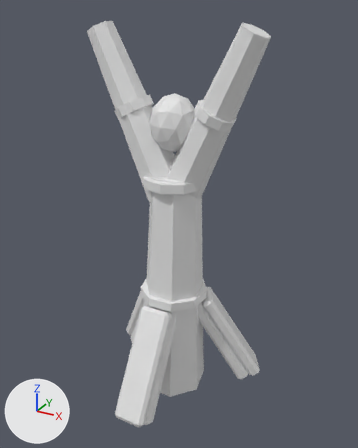
One commit to the OBJ model assets/variants/stow_perch_remodel2_c.obj: the scene before it, then after it.
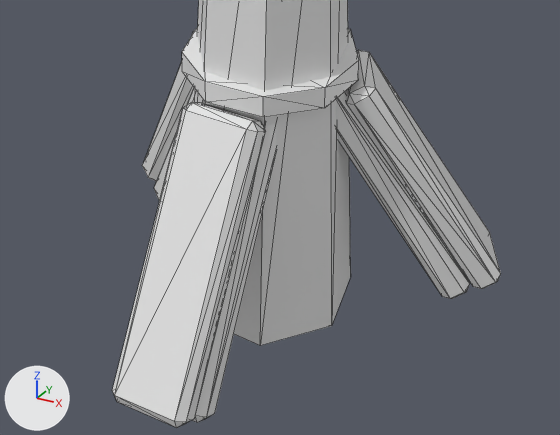
Old and new are each drawn whole from a 50 mm lens placed at (0.893, -1.579, 1.447), pointed at (0.043, -0.032, 0.674) and again close up on the part from 20% to 79% of the width and 60% to 96% of the height. Lighting does not change. The marker at lower left points along +X, +Y and +Z. The older version's two pictures come first. The close-ups show mesh edges as thin lines. Where no turn or scale is listed for an object, it has been applied to the vertices.

The first close-up shows 'stow_perch_remodel2_c'.
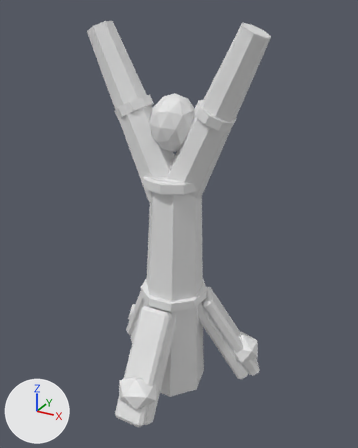
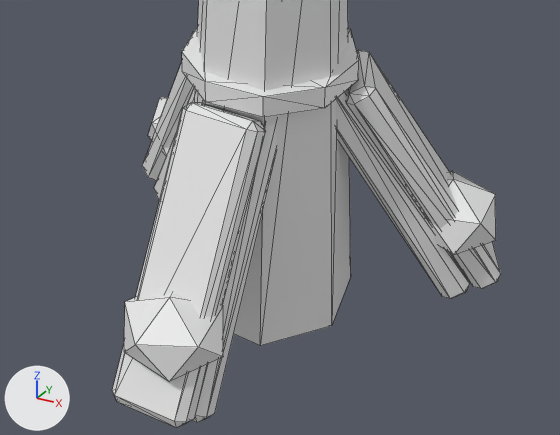
Edits to the bpy script that builds the scene:
```text
Add mat_stone:
    mat_stone = principled_material('stone')
    mat_stone.base_color = (0.8, 0.8, 0.8)  # white #e7e7e7
    mat_stone.roughness = 0.4
Change me_stow_perch_remodel2_c:
    used by ob_stow_perch_remodel2_c; location = (0.0, 0.0, 0.0)
    remove me_stow_perch_remodel2_c.from_pydata(...)  # 300 vertices, 544 faces; spans x -0.35..0.35, y -0.38..0.25, z -0.1..1.4
    add me_stow_perch_remodel2_c.from_pydata(...)  # 336 vertices, 604 faces; spans x -0.35..0.35, y -0.38..0.25, z -0.1..1.4
    me_stow_perch_remodel2_c part 1
    24 vertices are added at x -0.34..0.34, y 0.08..0.23, z -0.02..0.11
    40 new faces join them, mat_stone (white #e7e7e7)
    me_stow_perch_remodel2_c part 2
    12 vertices are added at x -0.07..0.09, y -0.38..-0.23, z -0.01..0.11
    20 new faces join them, mat_stone (white #e7e7e7)
    add me_stow_perch_remodel2_c.materials.append(mat_stone)  # white #e7e7e7
```

What differs and where, as boxes [x1, y1, x2, y2] in the close-ups (560 x 435 px):
part 1 of me_stow_perch_remodel2_c, added: after [148, 97, 496, 255]
part 2 of me_stow_perch_remodel2_c, added: after [124, 292, 223, 381]
